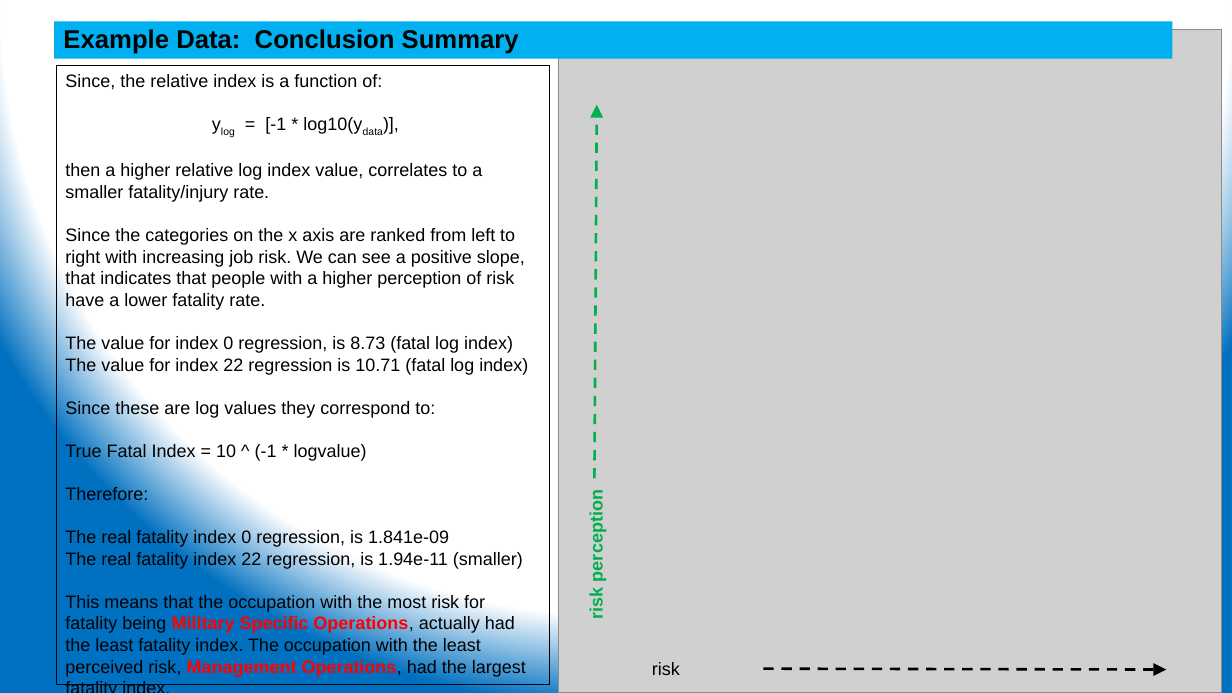
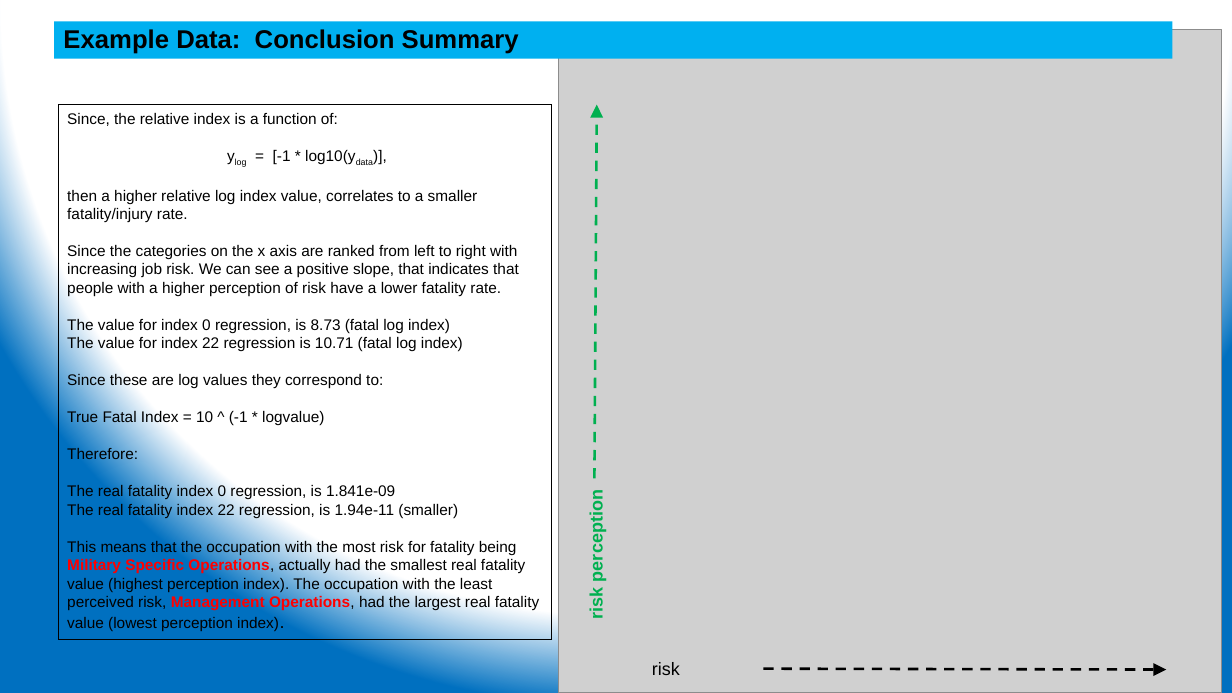
Before and after one commit to ehsintegration/yfd-phd-bls-data, a slide deck: slide 16 of D2-documentation/Data Analysis.pptx. Drawn at 1232x693 pixels with LibreOffice and Linux fonts; fonts in the diff are those of the drawing; grey boxes stand for pictures. Boxes give left, top, right and bottom in pixels: in the first picture for what was removed or moved away, otherwise in the second. Text is boxed around its words. In the diff, an @@ line names an element or a change of style, - is before the commit and + after.

```diff
--- a/D2-documentation/Data Analysis.pptx
+++ b/D2-documentation/Data Analysis.pptx
@@ rectangle "Since, the relative index is ...": place and size @@
-rectangle "Since, the relative index is ..." at [56,66,550,685]
+rectangle "Since, the relative index is ..." at [58,104,552,640]
@@ text in rectangle at [67,113,519,518]: size 14 to 12 pt in "Since, the relative index is a function ...", "ylog = [-1 * log10(ydata)],", "then a higher relative log index value, ...", "Since the categories on the x axis ..." and 7 more places @@
@@ text in rectangle at [67,539,539,631]: text changed; size 14 to 12 pt @@
-This means that the occupation with the most risk for fatality being Military Specific Operations, actually had the least fatality index. The occupation with the least perceived risk, Management Operations, had the largest fatality index.
+This means that the occupation with the most risk for fatality being Military Specific Operations, actually had the smallest real fatality value (highest perception index). The occupation with the least perceived risk, Management Operations, had the largest real fatality value (lowest perception index).
```
Also in this commit, not shown: 2 other slides changed, 1 slide added, 1 other file.
